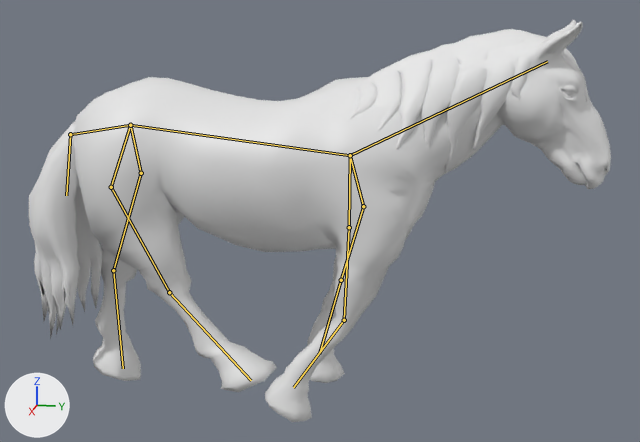
The FBX model Assets/_Project/Art/Reins/Horse/RodeoHorse.fbx as it was, and as the next commit left it.
Before and after are seen from a 50 mm camera at (4.6, 0.9, 2.22) aimed at (-0.03, -0.02, 1.06). Every picture has the same lights, and +X, +Y and +Z are marked at lower left. The picture after the commit comes second. Both versions are drawn at frame 20 of the action 'Armature|Gallop'; the numbers are the values there. The bones that change, and the others that lie on the model, are drawn over the model as lines.

Names of what the first picture shows: 'HorseBody', 'HorseEyeR', 'HorseHairA', 'HorseHairB'.
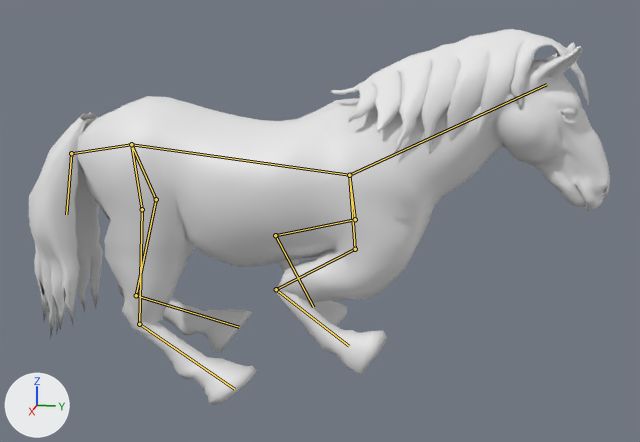
The change, as a list of edits to the scene's bpy script:
```text
Change bone_bone:
    where bone_bone = bpy.data.objects['Armature'].pose.bones['Bone']
    bone_bone.location: (0.0, 0.0, 0.0) -> (0.0, 0.05, 0.48)
Change bone_bone_l:
    where bone_bone_l = bpy.data.objects['Armature'].pose.bones['Bone_L']  # child of 'Bone'
    bone_bone_l.rotation_quaternion: (1.0, 0.0, 0.0, 0.0) -> (0.999, -0.045, 0.0, 0.0)  # degrees (0, 0, 0) -> degrees (-5, 0, 0)
Change bone_bone_l_001:
    where bone_bone_l_001 = bpy.data.objects['Armature'].pose.bones['Bone_L.001']  # child of 'Bone_L'
    bone_bone_l_001.rotation_quaternion: (0.998, -0.065, 0.0, 0.0) -> (0.889, 0.454, 0.032, -0.041)  # degrees (-7, 0, 0) -> degrees (54, 5, -3)
Change bone_bone_l_002:
    where bone_bone_l_002 = bpy.data.objects['Armature'].pose.bones['Bone_L.002']  # child of 'Bone_L.001'
    bone_bone_l_002.rotation_quaternion: (0.957, 0.291, 0.0, 0.0) -> (0.541, -0.84, -0.02, 0.029)  # degrees (34, 0, 0) -> degrees (-114, 2, 4)
Change bone_bone_r:
    where bone_bone_r = bpy.data.objects['Armature'].pose.bones['Bone_R']  # child of 'Bone'
    bone_bone_r.rotation_quaternion: (1.0, 0.0, 0.0, 0.0) -> (0.997, 0.079, 0.0, 0.0)  # degrees (0, 0, 0) -> degrees (9, 0, 0)
Change bone_bone_r_001:
    where bone_bone_r_001 = bpy.data.objects['Armature'].pose.bones['Bone_R.001']  # child of 'Bone_R'
    bone_bone_r_001.rotation_quaternion: (0.998, 0.065, 0.0, 0.0) -> (0.862, 0.5, 0.058, 0.062)  # degrees (7, 0, 0) -> degrees (60, 2, 9)
Change bone_bone_r_002:
    where bone_bone_r_002 = bpy.data.objects['Armature'].pose.bones['Bone_R.002']  # child of 'Bone_R.001'
    bone_bone_r_002.rotation_quaternion: (1.0, 0.0, 0.0, 0.0) -> (0.631, -0.772, 0.072, -0.033)  # degrees (0, 0, 0) -> degrees (-102, 2, -9)
Change bone_bone_l_003:
    where bone_bone_l_003 = bpy.data.objects['Armature'].pose.bones['Bone_L.003']
    bone_bone_l_003.location: (0.0, 0.0, 0.0) -> (-0.2, 0.4, -0.18)
    bone_bone_l_003.rotation_quaternion: (1.0, 0.0, 0.0, 0.0) -> (0.983, -0.184, 0.0, 0.0)  # degrees (0, 0, 0) -> degrees (-21, 0, 0)
Change bone_bone_l_004:
    where bone_bone_l_004 = bpy.data.objects['Armature'].pose.bones['Bone_L.004']  # child of 'Bone_L.003'
    bone_bone_l_004.rotation_quaternion: (0.978, 0.207, 0.0, 0.0) -> (0.936, 0.319, -0.076, -0.128)  # degrees (24, 0, 0) -> degrees (38, -3, -17)
Change bone_bone_l_005:
    where bone_bone_l_005 = bpy.data.objects['Armature'].pose.bones['Bone_L.005']  # child of 'Bone_L.004'
    bone_bone_l_005.rotation_quaternion: (1.0, 0.0, 0.0, 0.0) -> (0.813, -0.566, -0.042, -0.132)  # degrees (0, 0, 0) -> degrees (-69, -13, -10)
Change bone_bone_r_003:
    where bone_bone_r_003 = bpy.data.objects['Armature'].pose.bones['Bone_R.003']
    bone_bone_r_003.location: (0.0, 0.0, 0.0) -> (0.2, 0.4, -0.18)
    bone_bone_r_003.rotation_quaternion: (1.0, 0.0, 0.0, 0.0) -> (0.976, -0.218, 0.0, 0.0)  # degrees (0, 0, 0) -> degrees (-25, 0, 0)
Change bone_bone_r_004:
    where bone_bone_r_004 = bpy.data.objects['Armature'].pose.bones['Bone_R.004']  # child of 'Bone_R.003'
    bone_bone_r_004.rotation_quaternion: (0.978, -0.207, 0.0, 0.0) -> (0.961, 0.226, 0.08, 0.134)  # degrees (-24, 0, 0) -> degrees (27, 5, 17)
Change bone_bone_r_005:
    where bone_bone_r_005 = bpy.data.objects['Armature'].pose.bones['Bone_R.005']  # child of 'Bone_R.004'
    bone_bone_r_005.rotation_quaternion: (0.999, 0.035, 0.0, 0.0) -> (0.925, -0.356, 0.041, 0.123)  # degrees (4, 0, 0) -> degrees (-41, 9, 12)
Change bone_bone_003:
    where bone_bone_003 = bpy.data.objects['Armature'].pose.bones['Bone.003']
    bone_bone_003.location: (0.0, 0.0, 0.0) -> (0.0, 0.08, -0.48)
```

Location of each change, [x1, y1, x2, y2] in pixels of the pictures (640 x 442 px):
'HorseBody', posed (10% shorter): before [70, 20, 611, 422]; after [77, 42, 610, 405]
bone 'Bone', root to tip: before (130, 125) to (350, 155); after (131, 144) to (349, 175)
bone 'Bone_L', root to tip: before (350, 155) to (349, 227); after (349, 175) to (355, 249)
bone 'Bone_L.001', root to tip: before (349, 227) to (344, 320); after (355, 249) to (276, 289)
bone 'Bone_L.002', root to tip: before (344, 320) to (293, 387); after (276, 289) to (349, 346)
bone 'Bone_R', root to tip: before (350, 155) to (363, 206); after (349, 175) to (355, 219)
bone 'Bone_R.001', root to tip: before (363, 206) to (341, 280); after (355, 219) to (275, 235)
bone 'Bone_R.002', root to tip: before (341, 280) to (319, 353); after (275, 235) to (313, 307)
bone 'Bone_L.003', root to tip: before (130, 125) to (141, 173); after (131, 144) to (156, 199)
bone 'Bone_L.004', root to tip: before (141, 173) to (113, 270); after (156, 199) to (136, 295)
bone 'Bone_L.005', root to tip: before (113, 270) to (123, 368); after (136, 295) to (239, 327)
bone 'Bone_R.003', root to tip: before (130, 125) to (111, 187); after (131, 144) to (142, 209)
bone 'Bone_R.004', root to tip: before (111, 187) to (169, 292); after (142, 209) to (139, 324)
bone 'Bone_R.005', root to tip: before (169, 292) to (251, 380); after (139, 324) to (234, 389)
bone 'Bone.003', root to tip: before (130, 125) to (70, 134); after (131, 144) to (71, 153)
